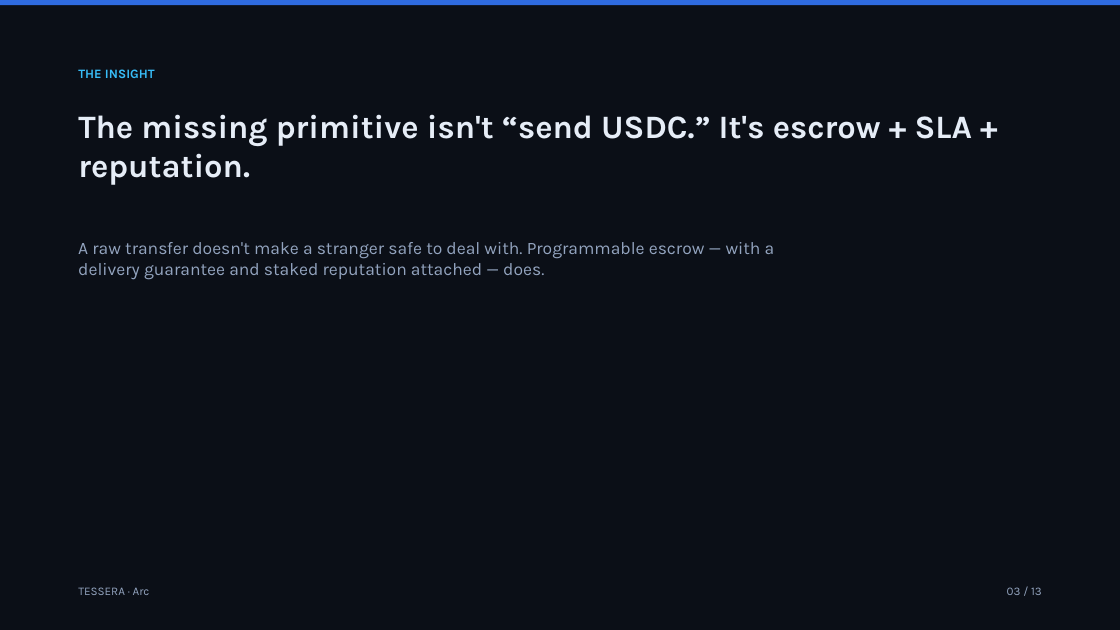
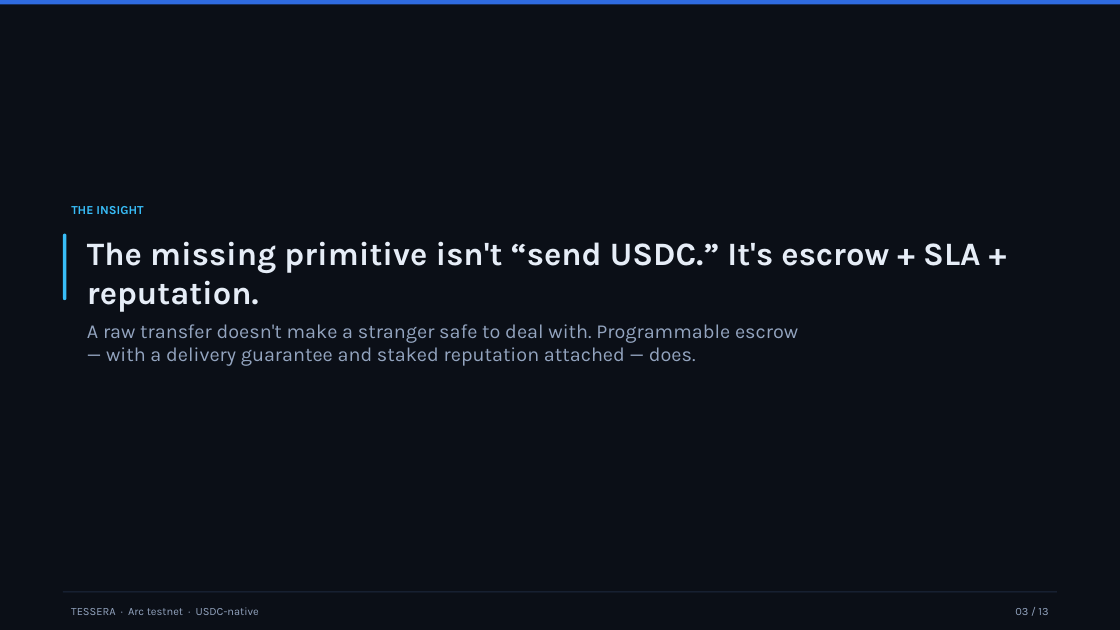
Before and after one commit to rgdtnhat/arc, a slide deck: slide 3 of docs/deck.pptx. Drawn at 1120x630 pixels with LibreOffice and Linux fonts; fonts in the diff are those of the drawing. Boxes give left, top, right and bottom in pixels: in the first picture for what was removed or moved away, otherwise in the second. Text is boxed around its words. In the diff, an @@ line names an element or a change of style, - is before the commit and + after.

```diff
--- a/docs/deck.pptx
+++ b/docs/deck.pptx
@@ text "THE INSIGHT": place and size @@
-text "THE INSIGHT" at <box>78,69,155,78</box>
+text "THE INSIGHT" at <box>71,206,143,214</box>
@@ text "THE INSIGHT" at <box>71,206,143,214</box>: size 11 to 10.5 pt @@
@@ rounded rectangle added at <box>63,234,66,300</box>, fill #38BDF8 @@
@@ text "The missing primitive isn't “send ...": place and size @@
-text "The missing primitive isn't “send ..." at <box>78,114,972,185</box>
+text "The missing primitive isn't “send ..." at <box>87,241,980,312</box>
@@ text "A raw transfer doesn't make ...": place and size @@
-text "A raw transfer doesn't make ..." at <box>78,242,775,280</box>
+text "A raw transfer doesn't make ..." at <box>87,324,798,366</box>
@@ text "A raw transfer doesn't make ..." at <box>87,324,798,366</box>: size 15 to 17 pt @@
@@ rectangle added at <box>63,592,1057,592</box>, fill #1E2A3F @@
@@ text at <box>71,607,259,615</box>: text changed; size 10 to 9.5 pt @@
-TESSERA · Arc
+TESSERA · Arc testnet · USDC-native
@@ text "03 / 13": place and size @@
-text "03 / 13" at <box>1007,587,1042,595</box>
+text "03 / 13" at <box>1015,608,1048,615</box>
@@ text "03 / 13" at <box>1015,608,1048,615</box>: size 10 to 9.5 pt @@
```
Also in this commit, not shown: 12 other slides changed, 2 other files.
